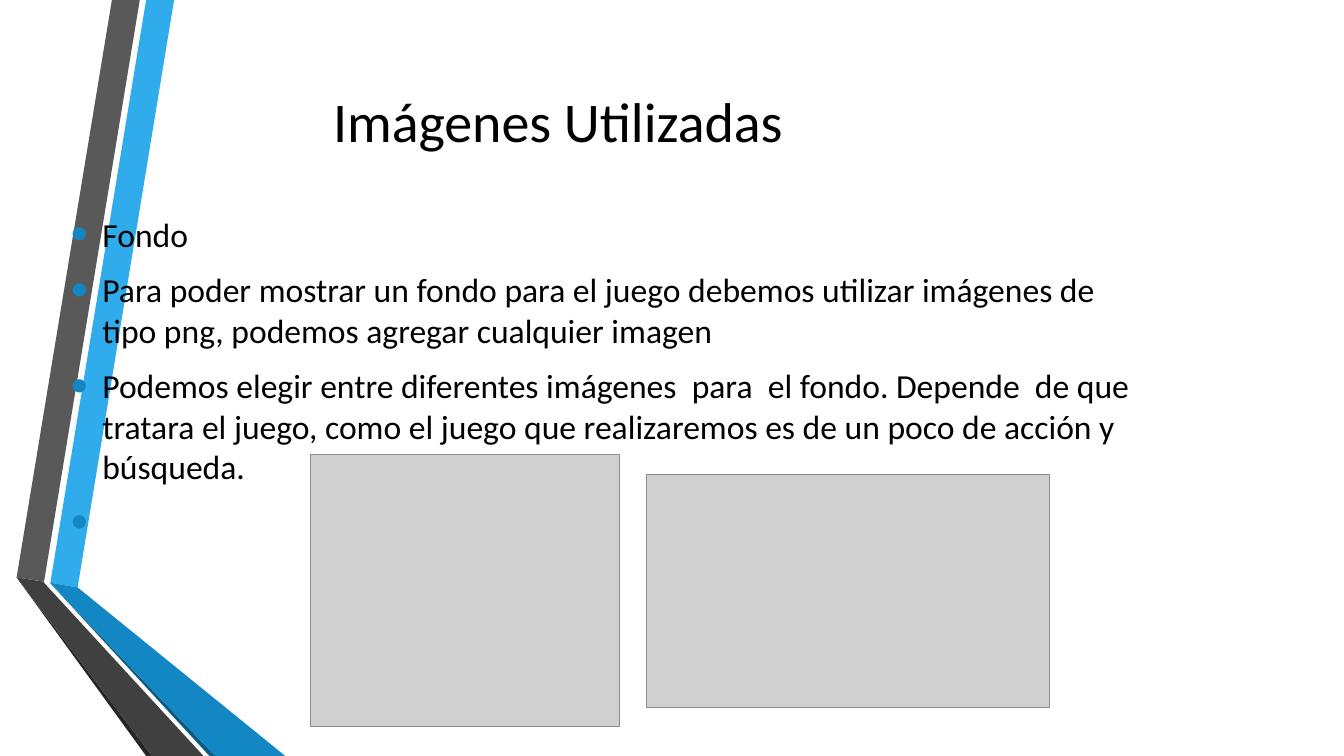
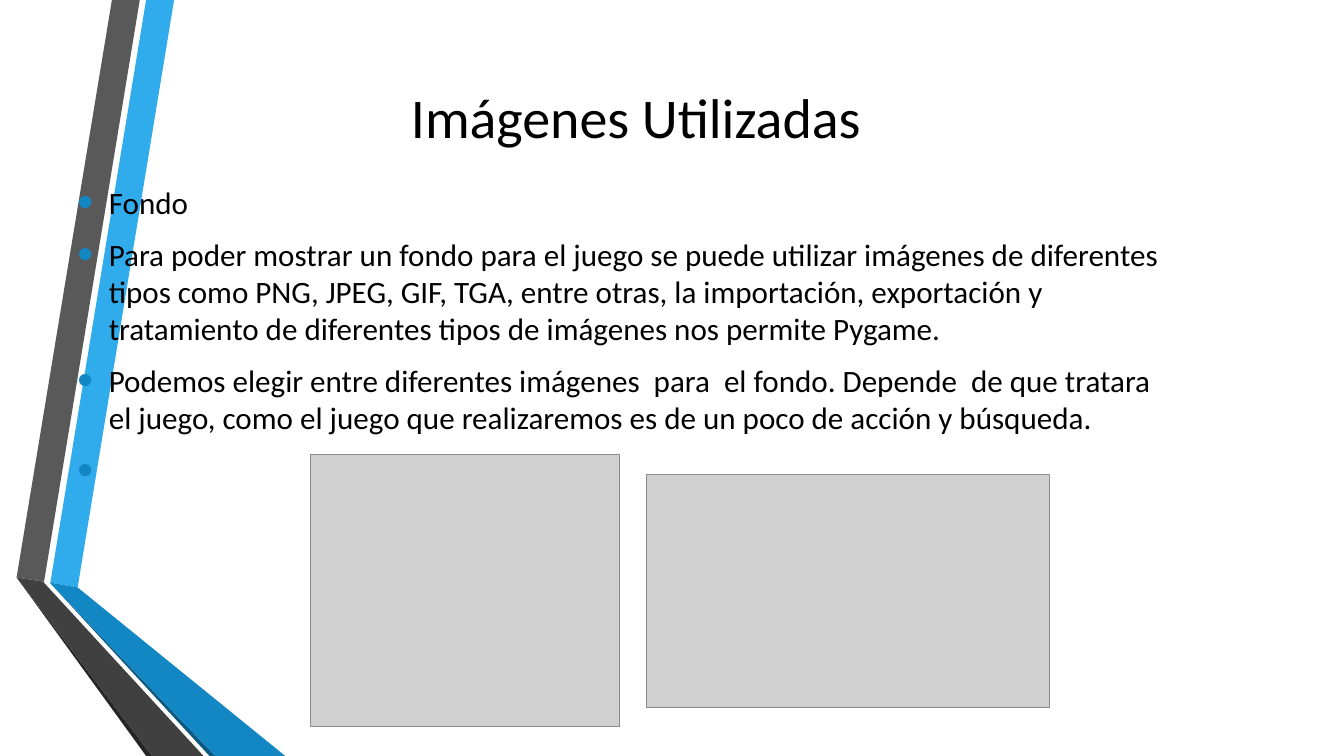
Before and after one commit to StalinMazaEpn/Proyecto_Final, a slide deck: slide 11 of Propuesta_de_Proyecto.pptx (slide 10 before the commit). Drawn at 1344x756 pixels with LibreOffice and Linux fonts; fonts in the diff are those of the drawing; grey boxes stand for pictures; background and template pictures are left out. Boxes give left, top, right and bottom in pixels: in the first picture for what was removed or moved away, otherwise in the second. Text is boxed around its words. In the diff, an @@ line names an element or a change of style, - is before the commit and + after.

```diff
--- a/Propuesta_de_Proyecto.pptx
+++ b/Propuesta_de_Proyecto.pptx
@@ title "Imágenes Utilizadas": place and size @@
-title "Imágenes Utilizadas" at [333,103,783,152]
+title "Imágenes Utilizadas" at [411,99,861,148]
@@ text "Fondo": place and size @@
-text "Fondo" at [102,220,1129,485]
+text "Fondo" at [109,188,1158,435]
@@ text at [109,188,1150,435]: size 24 to 22.2 pt in "Fondo", "Podemos elegir entre diferentes imágenes para el ..." @@
@@ text at [109,240,1158,348]: text changed; size 24 to 22.2 pt @@
-• Para poder mostrar un fondo para el juego debemos utilizar imágenes de tipo png, podemos agregar cualquier imagen
+• Para poder mostrar un fondo para el juego se puede utilizar imágenes de diferentes tipos como PNG, JPEG, GIF, TGA, entre otras, la importación, exportación y tratamiento de diferentes tipos de imágenes nos permite Pygame.
```
Also in this commit, not shown: 3 other slides changed, 2 slides added.
